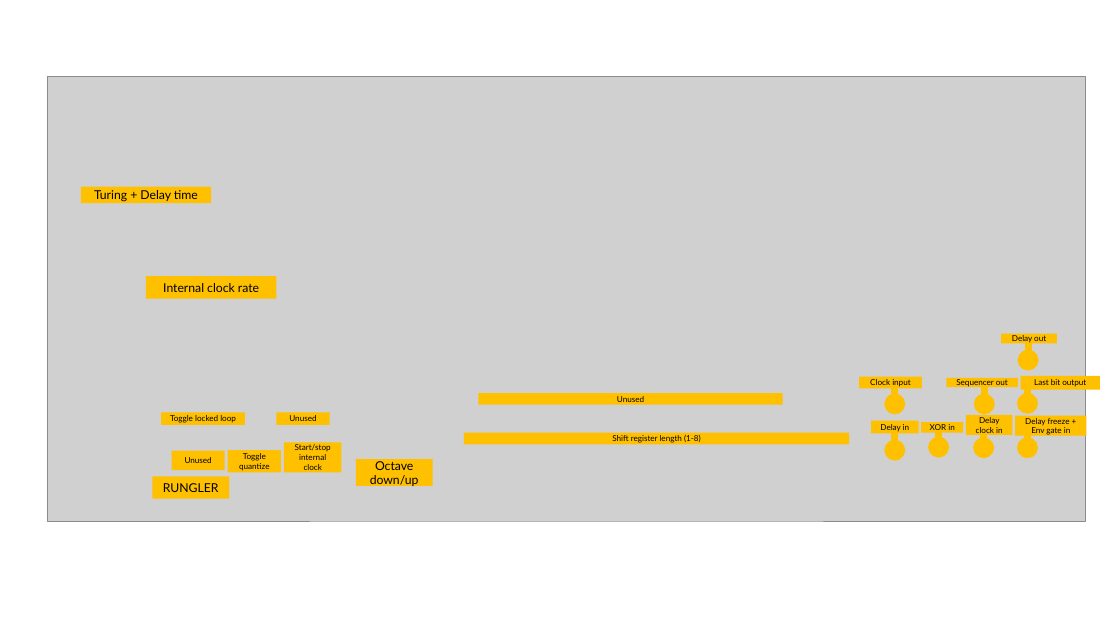
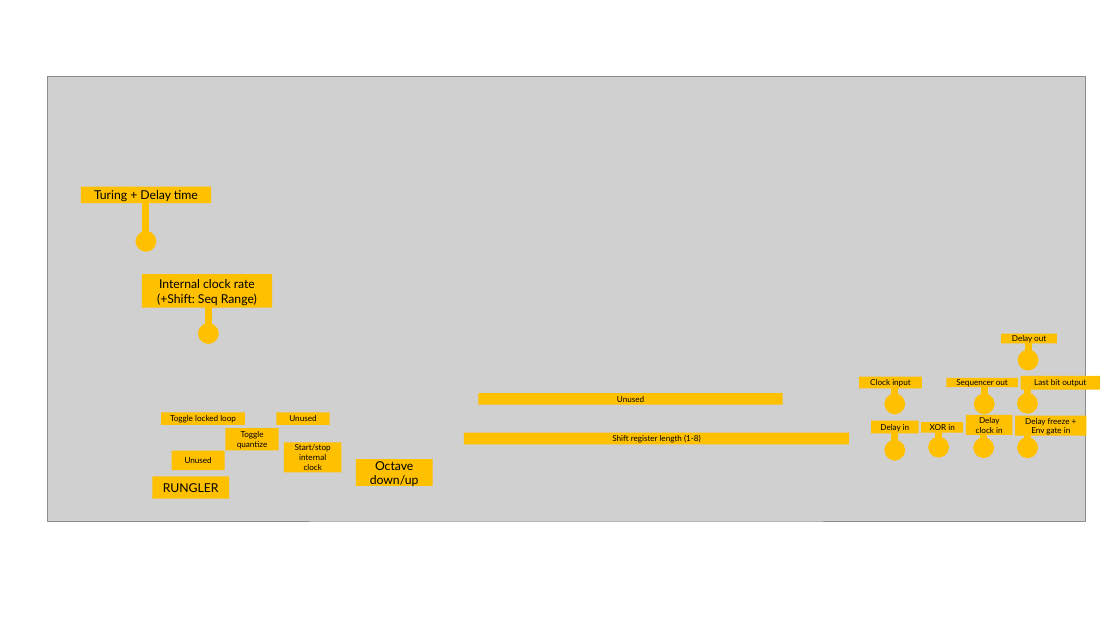
Before and after one commit to dessertplanet/Rungler-32, a slide deck: slide 1 of Rungler-32.pptx. Drawn at 1120x630 pixels with LibreOffice and Linux fonts; fonts in the diff are those of the drawing; grey boxes stand for pictures. Boxes give left, top, right and bottom in pixels: in the first picture for what was removed or moved away, otherwise in the second. Text is boxed around its words. In the diff, an @@ line names an element or a change of style, - is before the commit and + after.

```diff
--- a/Rungler-32.pptx
+++ b/Rungler-32.pptx
@@ arrow added from (146, 203) to (146, 241), #FFC000 6 pt @@
@@ rectangle "Internal clock rate (+Shift: Seq ...": place and size @@
-rectangle "Internal clock rate (+Shift: Seq ..." at (146,276,276,299)
+rectangle "Internal clock rate (+Shift: Seq ..." at (142,274,272,308)
@@ text in rectangle at (157,279,257,306): text changed @@
-Internal clock rate
+Internal clock rate (+Shift: Seq Range)
@@ arrow added from (208, 307) to (208, 334), #FFC000 6 pt @@
@@ rectangle "Toggle quantize": place and size @@
-rectangle "Toggle quantize" at (228,450,281,473)
+rectangle "Toggle quantize" at (225,429,278,451)
```
Also in this commit, not shown: 3 other files.
